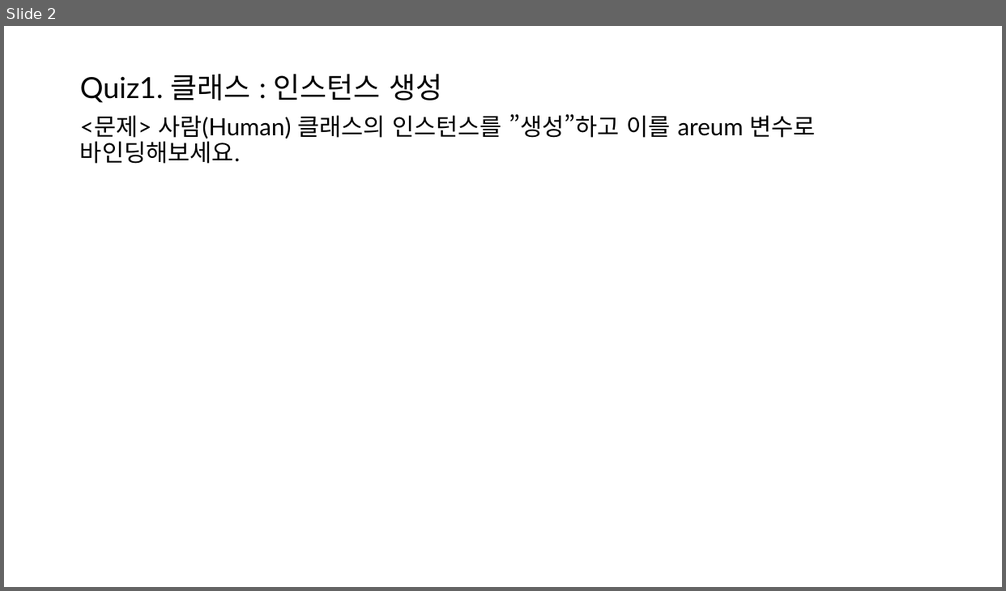
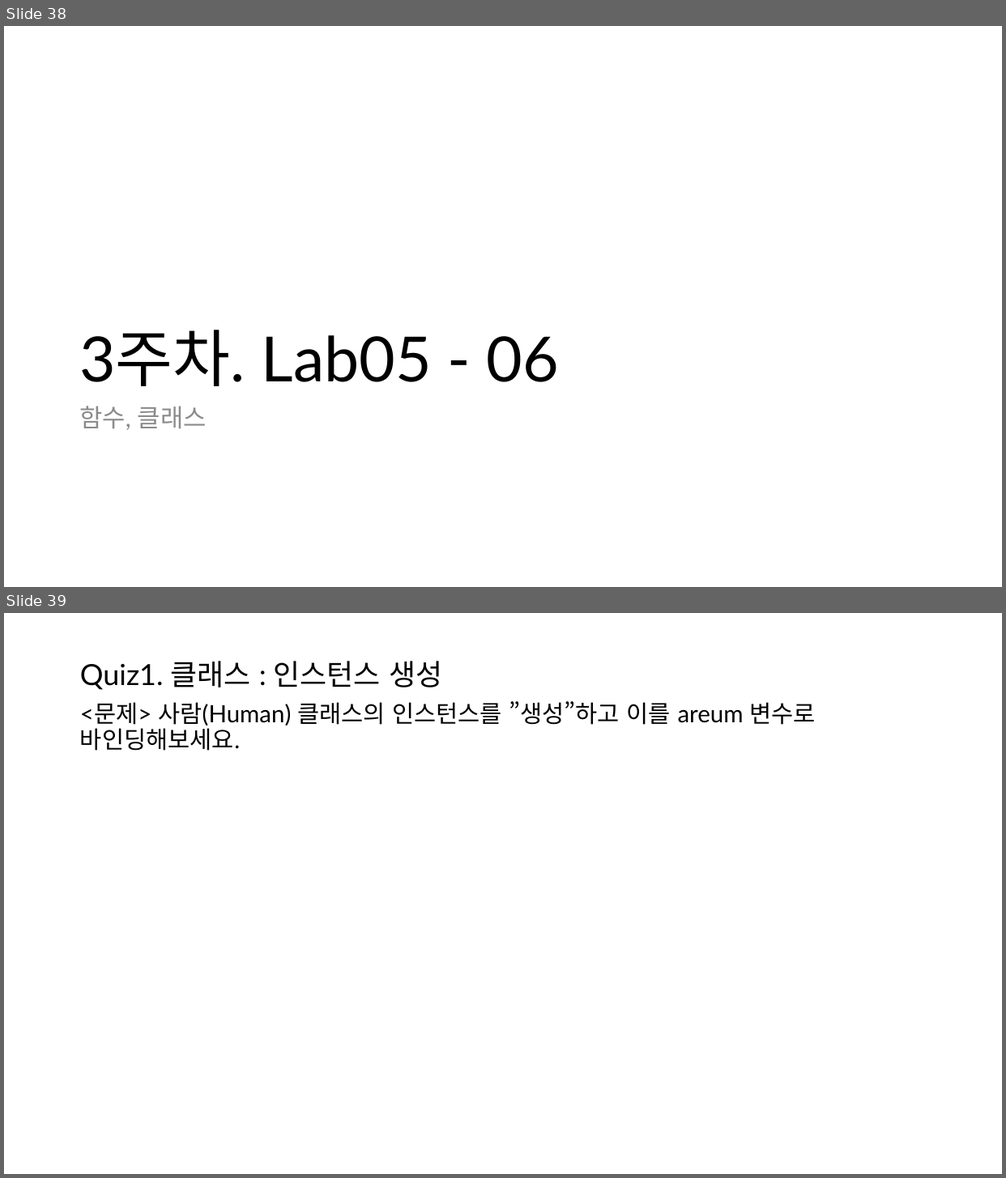
Before and after one commit to HongB1/2022-KHU-Bioinformatics-lab, a slide deck: image_slide/Quiz.pptx. Shown one above the other, each under a label of ours: slide 2 before the commit, slides 38 and 39 after it. The pictures are 1006x591 and 1006x1178 pixels, drawn with LibreOffice and Linux fonts; fonts in the diff are those of the drawing. Boxes give left, top, right and bottom in pixels: in the first picture for what was removed or moved away, otherwise in the second. Text is boxed around its words. In the diff, an @@ line names an element or a change of style, - is before the commit and + after.

```diff
--- a/image_slide/Quiz.pptx
+++ b/image_slide/Quiz.pptx
@@ slide 38 added at box(4, 26, 1002, 587), background #FFFFFF @@
@@ title added at box(79, 330, 559, 386), 60 pt, text #000000 @@
+3주차. Lab05 - 06
@@ text added at box(79, 406, 206, 430), 24 pt, text #8C8C8C @@
+함수, 클래스
@@ what was slide 2 is now slide 39 @@
```
Also in this commit, not shown: 1 slide changed, 36 other slides added, 1 other file.
